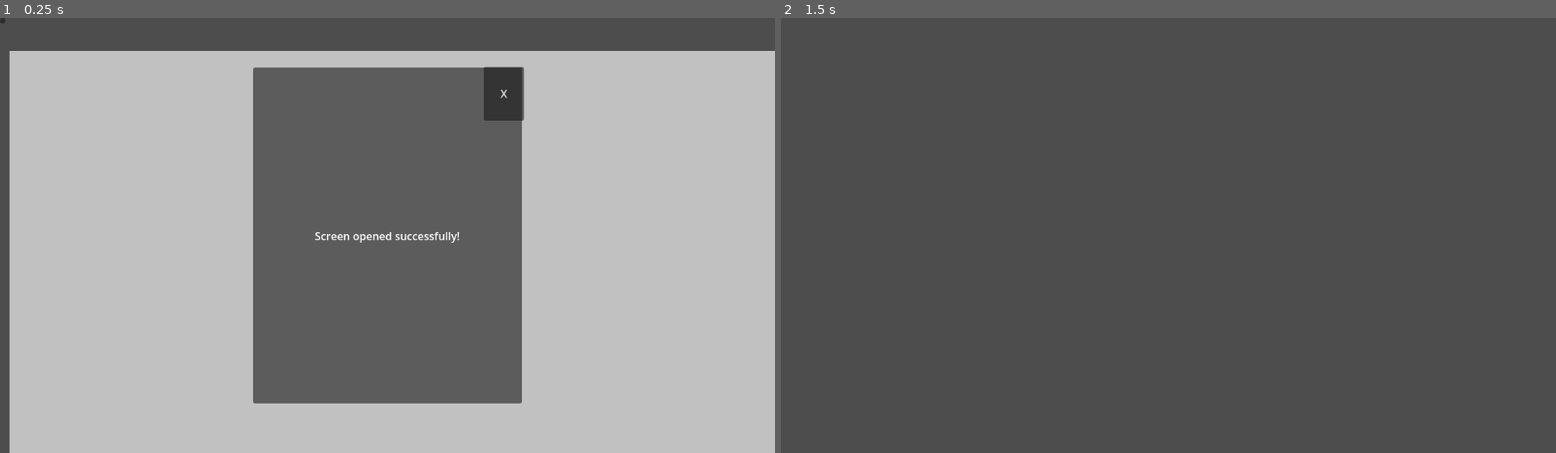
Above: before the commit, frames 1-2 (left to right).
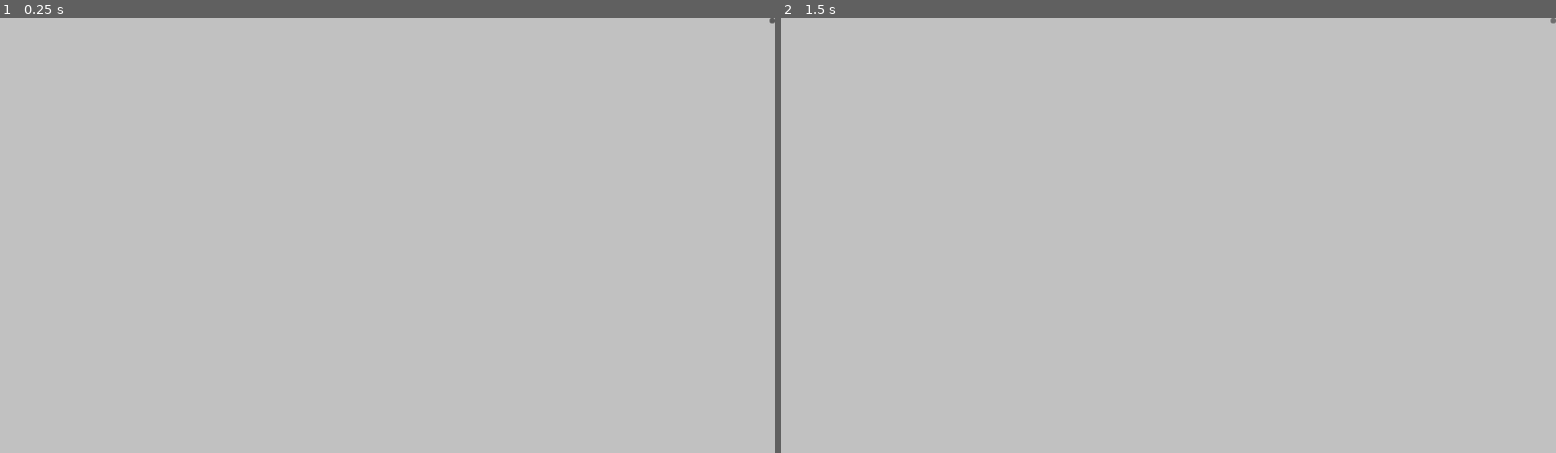
Above: after the commit, the same moments.

Repository: TabathaAGWilliams/AnneBelkAtDark
Game: Godot game, scene res://minigames/mini_game_ui.tscn
Two runs of this game, one before a commit and one after it. Both use one fixed random seed, a clock stepped at 60 frames per second and the inputs below. This scene is started directly instead of the project's main scene.
Inputs (mouse positions are in pixels of both pictures, inside the frame that each line leads up to; where the layout moved, square brackets give the same spot in the first picture):
- Up to frame 1 (0.25 s): no input
- Up to frame 2 (1.5 s): click (1555, 22) at 0.52 s; click (1555, 22) [1284, 91] at 1.25 s

The runs differ from the first frame. In frame 1, 35% of the frame differs, in the area x 0-100%, y 0-100%; in frame 2, 100%.

Commit message:
working on catching minigame

Diff:
--- a/interactables/minigame_interactable.gd
+++ b/interactables/minigame_interactable.gd
@@ -1,13 +1,16 @@
 extends Interactable
 
 @export var minigame_ui_scene: PackedScene
-
+@export_file("*.tscn") var game_to_load: String
 func interact(body):
 	if minigame_ui_scene:
 		var ui_instance = minigame_ui_scene.instantiate()
 
 		get_tree().root.add_child(ui_instance)
 
+		if ui_instance.has_method("launch_game"):
+			ui_instance.launch_game(game_to_load)
+
 		Input.mouse_mode = Input.MOUSE_MODE_VISIBLE
 
 		get_tree().paused = true
--- a/main.tscn
+++ b/main.tscn
@@ -50,4 +50,5 @@
 
 [node name="miniGameObj" parent="." unique_id=2101254527 instance=ExtResource("9_kek77")]
 transform = Transform3D(1, 0, 0, 0, 1, 0, 0, 0, 1, 3, 1, 0)
+game_to_load = "uid://5mea386y5jmh"
 prompt_message = "play mini game"
--- a/minigames/catching/bucket.gd
+++ b/minigames/catching/bucket.gd
@@ -1,21 +1,8 @@
 extends CharacterBody2D
 
+const SPEED = 600.0
 
-const SPEED = 300.0
-const JUMP_VELOCITY = -400.0
-
-
-func _physics_process(delta: float) -> void:
-	# Add the gravity.
-	if not is_on_floor():
-		velocity += get_gravity() * delta
-
-	# Handle jump.
-	if Input.is_action_just_pressed("ui_accept") and is_on_floor():
-		velocity.y = JUMP_VELOCITY
-
-	# Get the input direction and handle the movement/deceleration.
-	# As good practice, you should replace UI actions with custom gameplay actions.
+func _physics_process(_delta: float) -> void:
 	var direction := Input.get_axis("ui_left", "ui_right")
 	if direction:
 		velocity.x = direction * SPEED
--- a/minigames/catching/catching_game.gd
+++ b/minigames/catching/catching_game.gd
@@ -1,15 +1,46 @@
 extends Node2D
 
+# Signal to tell mini_game_ui.gd that the game is over
+signal game_finished
 
-# Called when the node enters the scene tree for the first time.
+@export var win_score: int = 10
+var score: int = 0
+
+# References to your specific nodes
+@onready var spawner = $Spawner
+@onready var game_timer = $GameTimer
+@onready var bucket = $Bucket
+
 func _ready() -> void:
-	pass # Replace with function body.
+	# 1. Reset score
+	score = 0
 
+	# 2. Make sure the timer is connected to the spawn logic
+	# If you haven't connected this in the editor, we do it here:
+	if not game_timer.timeout.is_connected(_on_game_timer_timeout):
+		game_timer.timeout.connect(_on_game_timer_timeout)
 
-# Called every frame. 'delta' is the elapsed time since the previous frame.
-func _process(delta: float) -> void:
-	pass
+	# 3. Start the game
+	game_timer.start()
+	print("Minigame Started! Goal: ", win_score)
 
+func _on_game_timer_timeout() -> void:
+	# Tell the spawner to create an item
+	# We pass 'self' so the item can connect its signal back to this script
+	spawner.spawn_item(self)
 
-func _on_catch_area_area_entered(area: Area2D) -> void:
-	pass # Replace with function body.
+func add_score() -> void:
+	score += 1
+	print("Score: ", score)
+
+	# Check for win condition
+	if score >= win_score:
+		complete_game()
+
+func complete_game() -> void:
+	# Stop everything
+	game_timer.stop()
+	print("Minigame Won!")
+
+	# Emit the signal that mini_game_ui.gd is waiting for
+	game_finished.emit()
--- a/minigames/catching/catching_game.tscn
+++ b/minigames/catching/catching_game.tscn
@@ -3,6 +3,11 @@
 [ext_resource type="Script" uid="uid://dtplym7p88xx6" path="res://minigames/catching/bucket.gd" id="1_bu5cj"]
 [ext_resource type="Script" uid="uid://drwf5fbajf8yr" path="res://minigames/catching/catching_game.gd" id="1_ph4nk"]
 [ext_resource type="Script" uid="uid://uw20atiwf1hu" path="res://minigames/catching/spawner.gd" id="3_fxcpt"]
+[ext_resource type="Texture2D" uid="uid://cal2dgboippwi" path="res://minigames/assests/paint34114018.png" id="3_ih16p"]
+[ext_resource type="PackedScene" uid="uid://lewxktuywcb" path="res://minigames/catching/falling_item.tscn" id="4_fxcpt"]
+
+[sub_resource type="RectangleShape2D" id="RectangleShape2D_ph4nk"]
+size = Vector2(63, 69)
 
 [node name="CatchingGame" type="Node2D" unique_id=1986655659]
 script = ExtResource("1_ph4nk")
@@ -11,8 +16,12 @@
 script = ExtResource("1_bu5cj")
 
 [node name="Sprite2D" type="Sprite2D" parent="Bucket" unique_id=672543800]
+scale = Vector2(2, 2)
+texture = ExtResource("3_ih16p")
 
 [node name="CollisionShape2D" type="CollisionShape2D" parent="Bucket" unique_id=1528433361]
+position = Vector2(-0.5, -0.5)
+shape = SubResource("RectangleShape2D_ph4nk")
 
 [node name="CatchArea" type="Area2D" parent="Bucket" unique_id=249369909]
 
@@ -20,9 +29,11 @@
 
 [node name="Spawner" type="Node2D" parent="." unique_id=362362666]
 script = ExtResource("3_fxcpt")
+item_scene = ExtResource("4_fxcpt")
 
 [node name="Timer" type="Timer" parent="Spawner" unique_id=1013487300]
 
 [node name="GameTimer" type="Timer" parent="." unique_id=682952908]
 
 [connection signal="area_entered" from="Bucket/CatchArea" to="." method="_on_catch_area_area_entered"]
+[connection signal="timeout" from="GameTimer" to="." method="_on_game_timer_timeout"]
--- /dev/null
+++ b/minigames/catching/falling_item.gd
@@ -0,0 +1,20 @@
+extends Area2D
+
+signal caught  # This "shouts" when the item is caught
+
+@export var fall_speed: float = 300.0
+
+func _process(delta: float) -> void:
+	# Move downward
+	position.y += fall_speed * delta
+
+	# If the player misses, delete it when it's off-screen
+	if position.y > 600:
+		queue_free()
+
+func _on_area_entered(area: Area2D) -> void:
+	# This is the logic we discussed earlier!
+	# It checks if the area it hit is the Bucket's "catchArea"
+	if area.name == "catchArea":
+		caught.emit()  # Tell the game we were caught
+		queue_free()   # Disappear
--- /dev/null
+++ b/minigames/catching/falling_item.tscn
@@ -0,0 +1,17 @@
+[gd_scene format=3 uid="uid://lewxktuywcb"]
+
+[ext_resource type="Script" uid="uid://u2aqwa5vrfl6" path="res://minigames/catching/falling_item.gd" id="1_c55cc"]
+[ext_resource type="Texture2D" uid="uid://brh3vrvdohlt0" path="res://minigames/assests/coin_16.png" id="2_hhsmw"]
+
+[sub_resource type="CircleShape2D" id="CircleShape2D_c55cc"]
+
+[node name="FallingItem" type="Area2D" unique_id=580071107]
+script = ExtResource("1_c55cc")
+
+[node name="Sprite2D" type="Sprite2D" parent="." unique_id=877803464]
+texture = ExtResource("2_hhsmw")
+
+[node name="CollisionShape2D" type="CollisionShape2D" parent="." unique_id=37902829]
+shape = SubResource("CircleShape2D_c55cc")
+
+[connection signal="area_entered" from="." to="." method="_on_area_entered"]
--- a/minigames/catching/spawner.gd
+++ b/minigames/catching/spawner.gd
@@ -1,11 +1,29 @@
 extends Node2D
 
+# This is the slot where you drag your FallingItem.tscn in the Inspector
+@export var item_scene: PackedScene
 
-# Called when the node enters the scene tree for the first time.
-func _ready() -> void:
-	pass # Replace with function body.
+# How wide the area is where items can drop (adjust to fit your screen)
+@export var spawn_width: float = 500.0
 
+func spawn_item(game_root: Node) -> void:
+	# 1. Safety check: make sure a scene is actually assigned
+	if not item_scene:
+		print("Error: No item_scene assigned to the Spawner!")
+		return
 
-# Called every frame. 'delta' is the elapsed time since the previous frame.
-func _process(delta: float) -> void:
-	pass
+	# 2. Create an instance of the item
+	var item = item_scene.instantiate()
+
+	# 3. Add it as a child of the spawner
+	add_child(item)
+
+	# 4. Set a random horizontal position
+	# We use -width/2 to +width/2 so it's centered on the Spawner's position
+	var random_x = randf_range(-spawn_width / 2, spawn_width / 2)
+	item.position = Vector2(random_x, 0)
+
+	# 5. Connect the item's 'caught' signal to the main game's scoring function
+	# This ensures that when THIS specific item is caught, it adds a point.
+	if item.has_signal("caught"):
+		item.caught.connect(game_root.add_score)
--- a/minigames/mini_game_ui.gd
+++ b/minigames/mini_game_ui.gd
@@ -1,15 +1,21 @@
 extends CanvasLayer
+@onready var game_holder = $GameContainer
 
+func launch_game(game_scene_path: String):
+	# 1. Load the catching game file
+	var game_scene = load(game_scene_path)
+	var game_instance = game_scene.instantiate()
 
-# Called every frame. 'delta' is the elapsed time since the previous frame.
-func _process(delta: float) -> void:
-	pass
+	# 2. Put it inside our holder node
+	game_holder.add_child(game_instance)
 
-#func _input(event):
-	#Close the game if they press escape
-	#if event.is_action_pressed("ui_cancel"):
-		#close_minigame()
+	# 3. CONNECTION #4: Listen for the game to say "I'm done!"
+	if game_instance.has_signal("game_finished"):
+		game_instance.game_finished.connect(close_minigame)
 
+	# 4. UI Setup
+	Input.mouse_mode = Input.MOUSE_MODE_VISIBLE
+	get_tree().paused = true # Optional: pause the main world behind the UI
 func close_minigame():
 	Input.mouse_mode = Input.MOUSE_MODE_CAPTURED
 	get_tree().paused = false
--- a/minigames/mini_game_ui.tscn
+++ b/minigames/mini_game_ui.tscn
@@ -18,21 +18,26 @@
 anchors_preset = 15
 anchor_right = 1.0
 anchor_bottom = 1.0
-offset_left = 14.0
-offset_top = 49.0
-offset_right = 14.0
-offset_bottom = 49.0
 grow_horizontal = 2
 grow_vertical = 2
 color = Color(1, 1, 1, 0.6509804)
 
 [node name="GameContainer" type="Control" parent="." unique_id=1237873225]
 layout_mode = 3
-anchors_preset = 0
-offset_right = 40.0
-offset_bottom = 40.0
+anchors_preset = 8
+anchor_left = 0.5
+anchor_top = 0.5
+anchor_right = 0.5
+anchor_bottom = 0.5
+offset_left = -418.0
+offset_top = -264.0
+offset_right = 382.0
+offset_bottom = 236.0
+grow_horizontal = 2
+grow_vertical = 2
 
 [node name="Panel" type="Panel" parent="." unique_id=1186757617]
+visible = false
 anchors_preset = 8
 anchor_left = 0.5
 anchor_top = 0.5
@@ -75,7 +80,11 @@
 text = "X"
 
 [node name="Button" type="Button" parent="." unique_id=193164494]
-offset_right = 8.0
+anchors_preset = 1
+anchor_left = 1.0
+anchor_right = 1.0
+offset_left = -8.0
 offset_bottom = 8.0
+grow_horizontal = 0
 
 [connection signal="pressed" from="Panel/Button" to="." method="_on_button_pressed"]
Binary file added: minigames/assests/coin_16.png
Not shown, added: minigames/assests/coin_16.png.import
Binary file added: minigames/assests/paint34114018.png
Not shown, added: minigames/assests/paint34114018.png.import
Not shown, added: minigames/catching/falling_item.gd.uid
